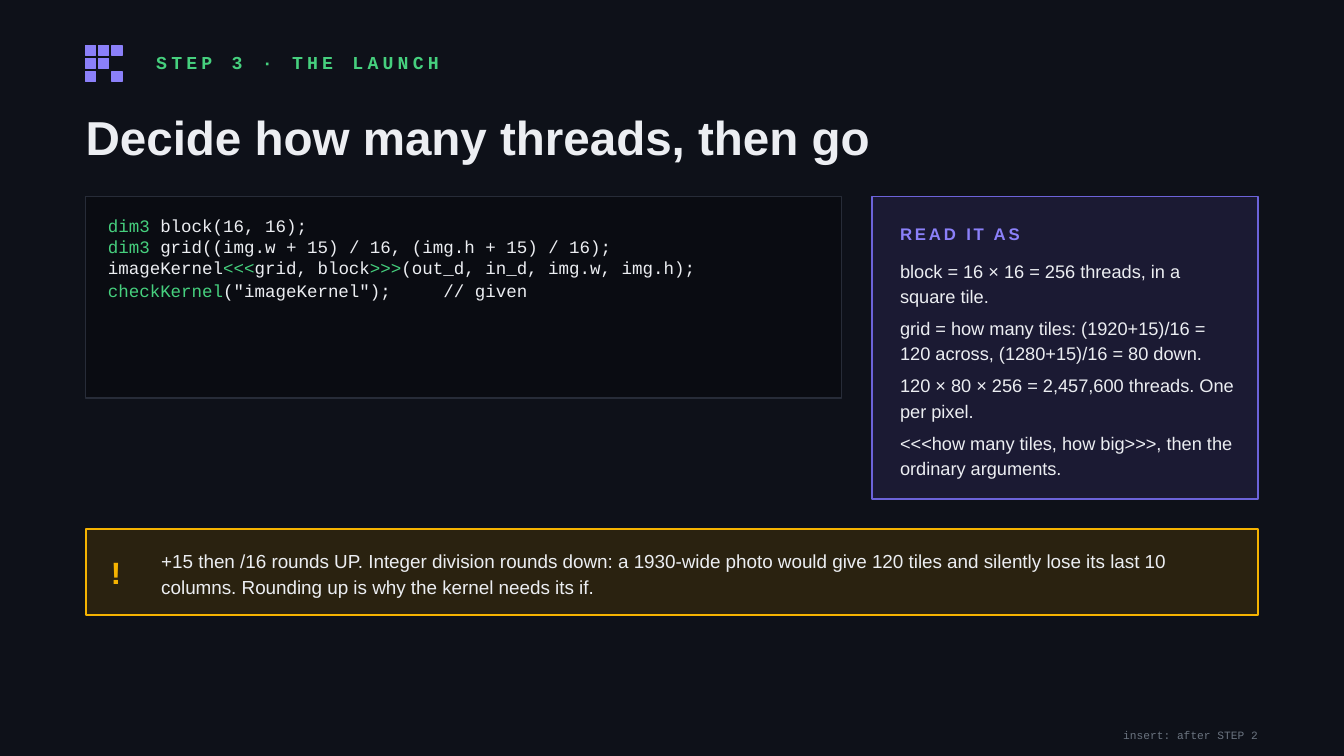
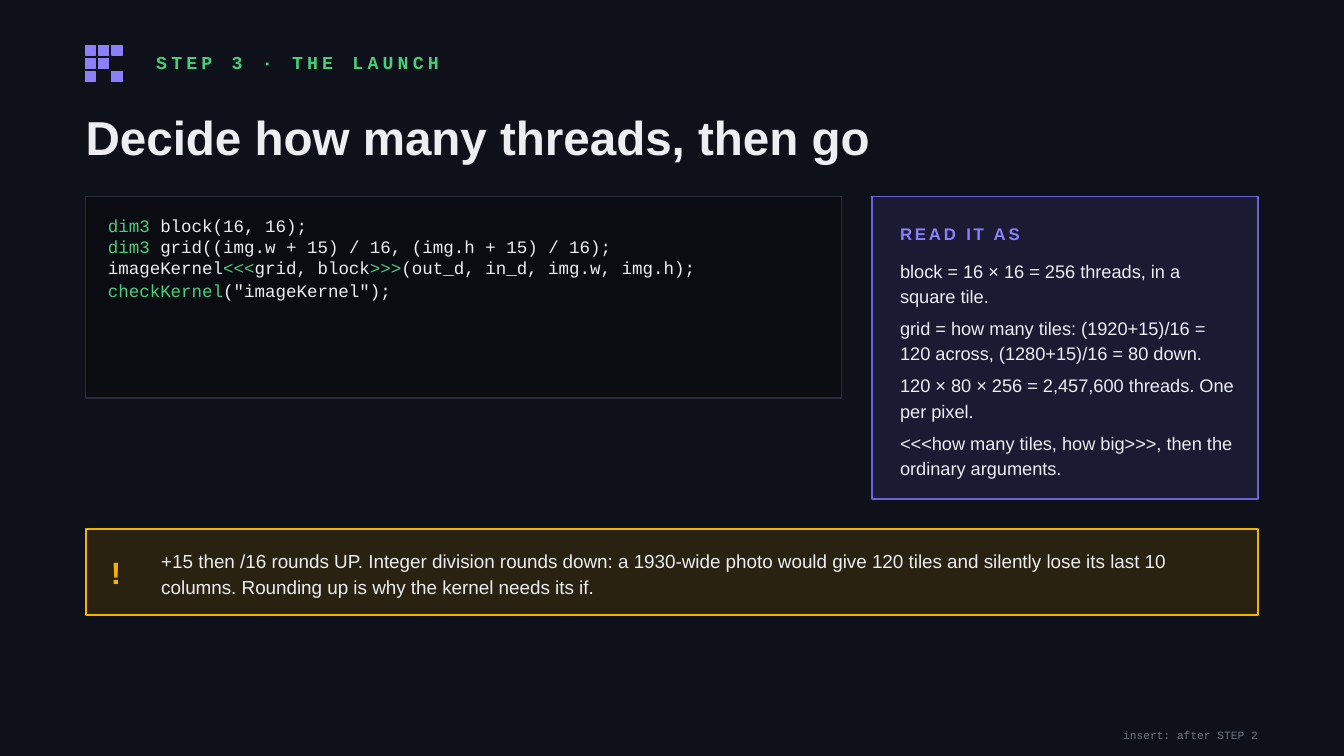
Before and after one commit to daryl-888/Workshop2, a slide deck: slide 4 of slides/step-slides.pptx. Drawn at 1344x756 pixels with LibreOffice and Linux fonts; fonts in the diff are those of the drawing. Boxes give left, top, right and bottom in pixels: in the first picture for what was removed or moved away, otherwise in the second. Text is boxed around its words. In the diff, an @@ line names an element or a change of style, - is before the commit and + after.

Commit message:
main() starts blank in the Colab cell
Students now type all of main(): the loadImage/makeImage setup, the two
pointers, the five CUDA steps, saveImage, the frees and return 0. Only
the kernel signature and the include are given. The four file-I/O
helpers still live in lab/gpulab.h, but the calls to them are typed.

The cell has two markers - the kernel body and the whole of main() -
and run() refuses to compile while either is present. verify.py checks
that main() is genuinely empty apart from its marker.

The solutions are laid out in labelled blocks (setup, STEP 1-5) so the
STEP slides, which pull their code from the solutions, now carry the
setup lines on STEP 1 and saveImage / freeImage / return 0 on STEPs 4
and 5. Nothing appears on a slide that isn't typed, and nothing is
typed that isn't on a slide.

```diff
--- a/slides/step-slides.pptx
+++ b/slides/step-slides.pptx
@@ text at [108,220,695,301]: text changed @@
-dim3 block(16, 16);
-dim3 grid((img.w + 15) / 16, (img.h + 15) / 16);
-imageKernel<<<grid, block>>>(out_d, in_d, img.w, img.h);
-checkKernel("imageKernel"); // given
+dim3 block(16, 16);
+dim3 grid((img.w + 15) / 16, (img.h + 15) / 16);
+imageKernel<<<grid, block>>>(out_d, in_d, img.w, img.h);
+checkKernel("imageKernel");
```
Also in this commit, not shown: 3 other slides changed, 7 other files.
